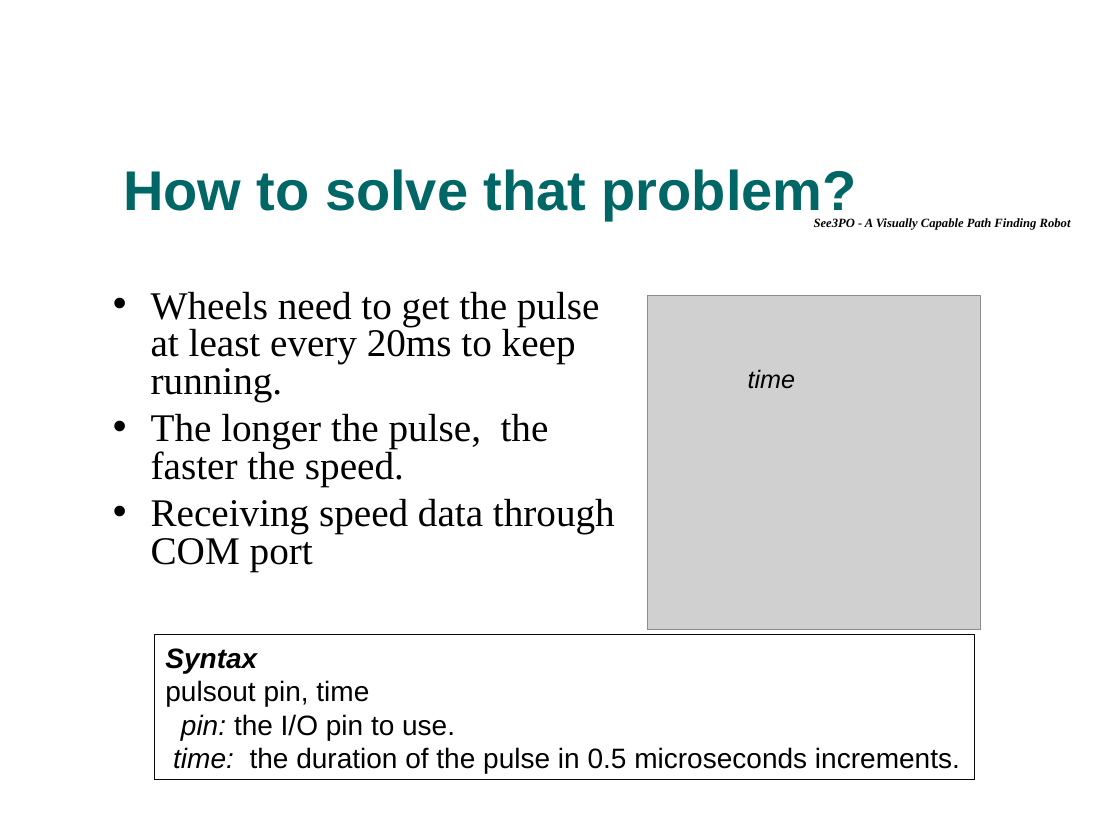
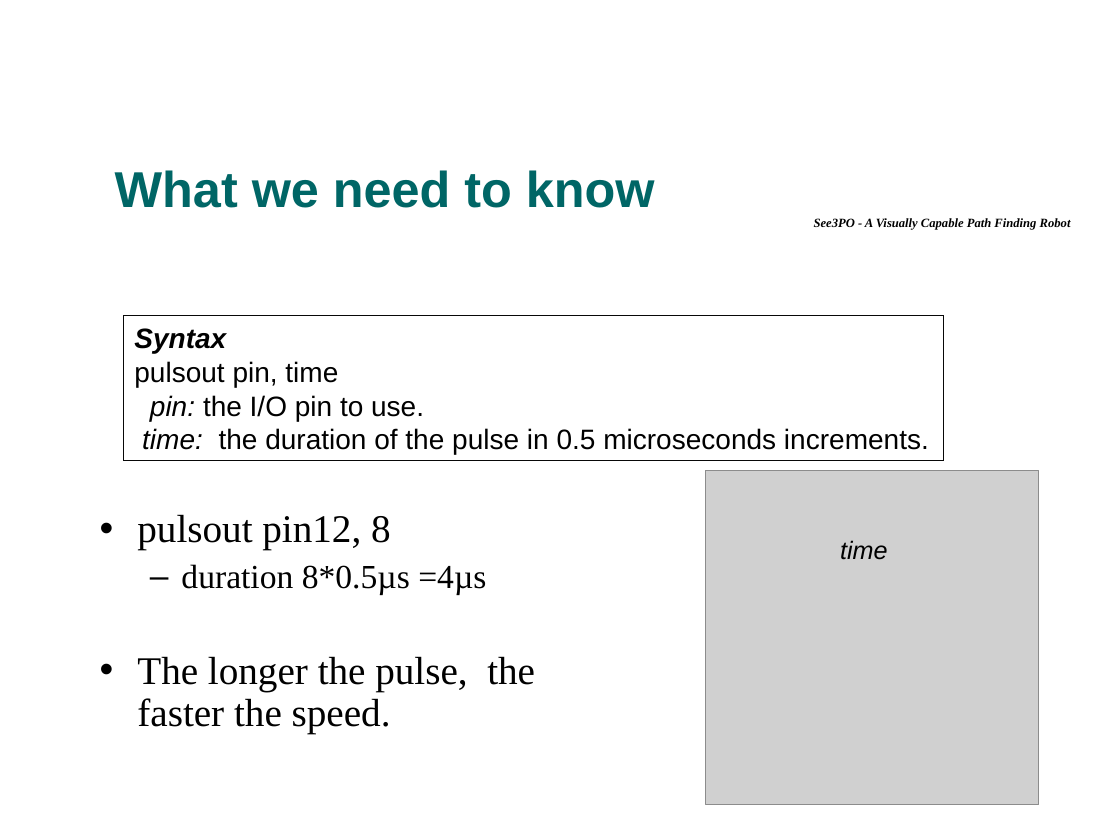
Before and after one commit to tkram01/see3po, a slide deck: slide 17 of Documents/PresentationFinal.ppt (slide 14 before the commit). Drawn at 1120x840 pixels with LibreOffice and Linux fonts; fonts in the diff are those of the drawing; grey boxes stand for pictures; background and template pictures are left out. Boxes give left, top, right and bottom in pixels: in the first picture for what was removed or moved away, otherwise in the second. Text is boxed around its words. In the diff, an @@ line names an element or a change of style, - is before the commit and + after.

```diff
--- a/Documents/PresentationFinal.ppt
+++ b/Documents/PresentationFinal.ppt
@@ text added at box(115, 170, 655, 208), 36 pt, text #006666, bold @@
+What we need to know
@@ text removed at box(123, 169, 857, 219) @@
-How to solve that problem?
@@ text removed at box(151, 291, 615, 572) @@
-• Wheels need to get the pulse at least every 20ms to keep running.
-• The longer the pulse, the faster the speed.
-• Receiving speed data through COM port
@@ rectangle "Syntax": place and size @@
-rectangle "Syntax" at box(154, 635, 975, 781)
+rectangle "Syntax" at box(123, 316, 944, 462)
@@ picture: place and size @@
-picture at box(647, 295, 980, 630)
+picture at box(706, 471, 1038, 805)
@@ text added at box(137, 514, 535, 734), 28 pt, text #000000 @@
+• pulsout pin12, 8
+  – duration 8*0.5µs =4µs
+• The longer the pulse, the faster the speed.
@@ text "time": place and size @@
-text "time" at box(748, 369, 796, 389)
+text "time" at box(840, 540, 888, 560)
```
Also in this commit, not shown: 8 other slides changed, 5 slides added, 1 slide removed.
